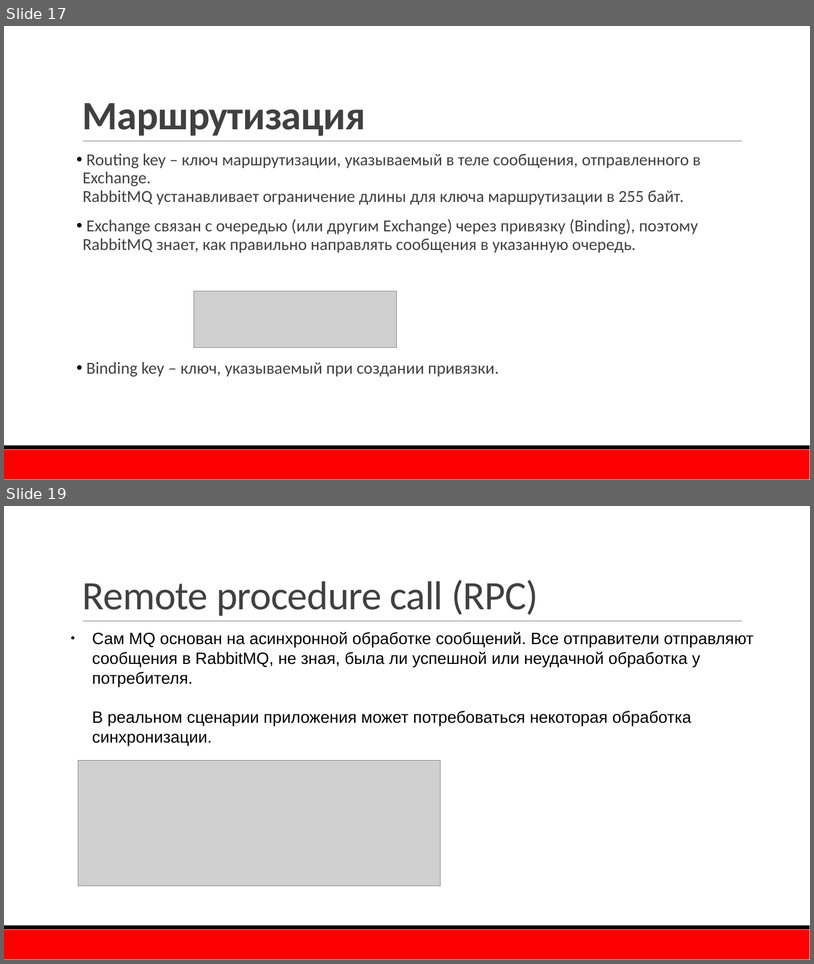
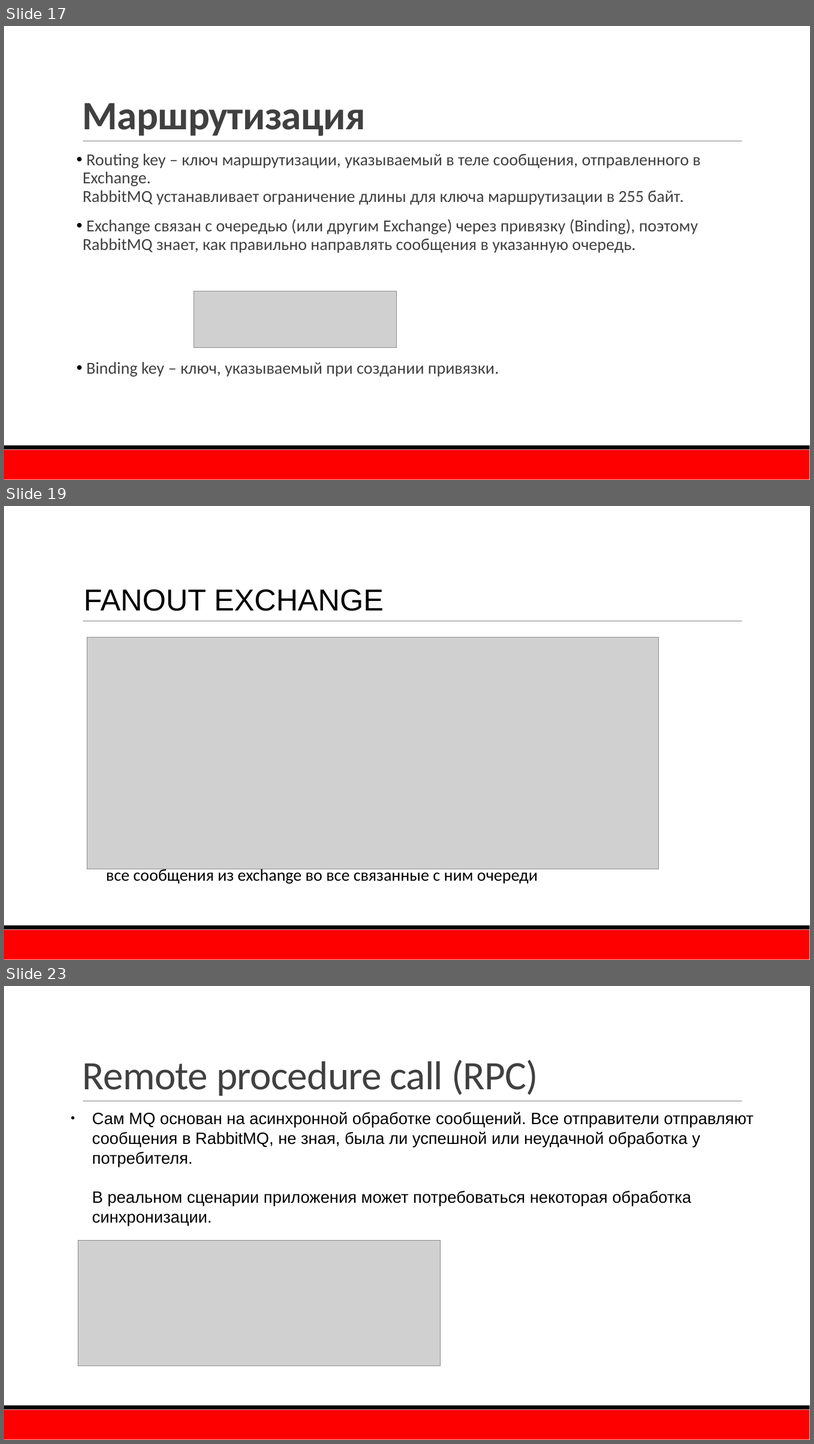
Before and after one commit to TurCons/DisconfRabbitMq, a slide deck: presentation/RabbitMQ.pptx. Shown one above the other, each under a label of ours: slides 17 and 19 before the commit, slides 17, 19 and 23 after it; the slides between them are not shown. The pictures are 814x964 and 814x1444 pixels, drawn with LibreOffice and Linux fonts; fonts in the diff are those of the drawing; grey boxes stand for pictures; background and template pictures are left out. Boxes give left, top, right and bottom in pixels: in the first picture for what was removed or moved away, otherwise in the second. Text is boxed around its words. In the diff, an @@ line names an element or a change of style, - is before the commit and + after.

```diff
--- a/presentation/RabbitMQ.pptx
+++ b/presentation/RabbitMQ.pptx
@@ slide 19 added at (4, 506, 810, 960), background #FFFFFF; not listed: 3 template elements that a slide beside it also shows @@
@@ text added at (84, 589, 384, 611), 36 pt, text #000000 @@
+FANOUT EXCHANGE
@@ picture added at (87, 637, 659, 869) @@
@@ text added at (106, 866, 538, 883), 20 pt, text #000000 @@
+все сообщения из exchange во все связанные с ним очереди
@@ what was slide 19 is now slide 23 @@
```
Also in this commit, not shown: 2 slides changed, 3 other slides added, 1 other file.
